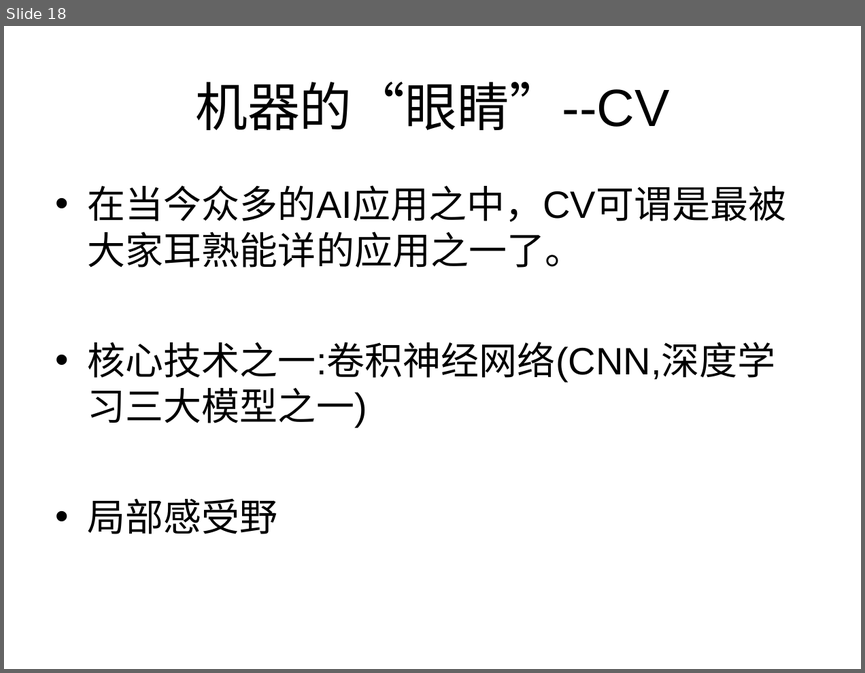
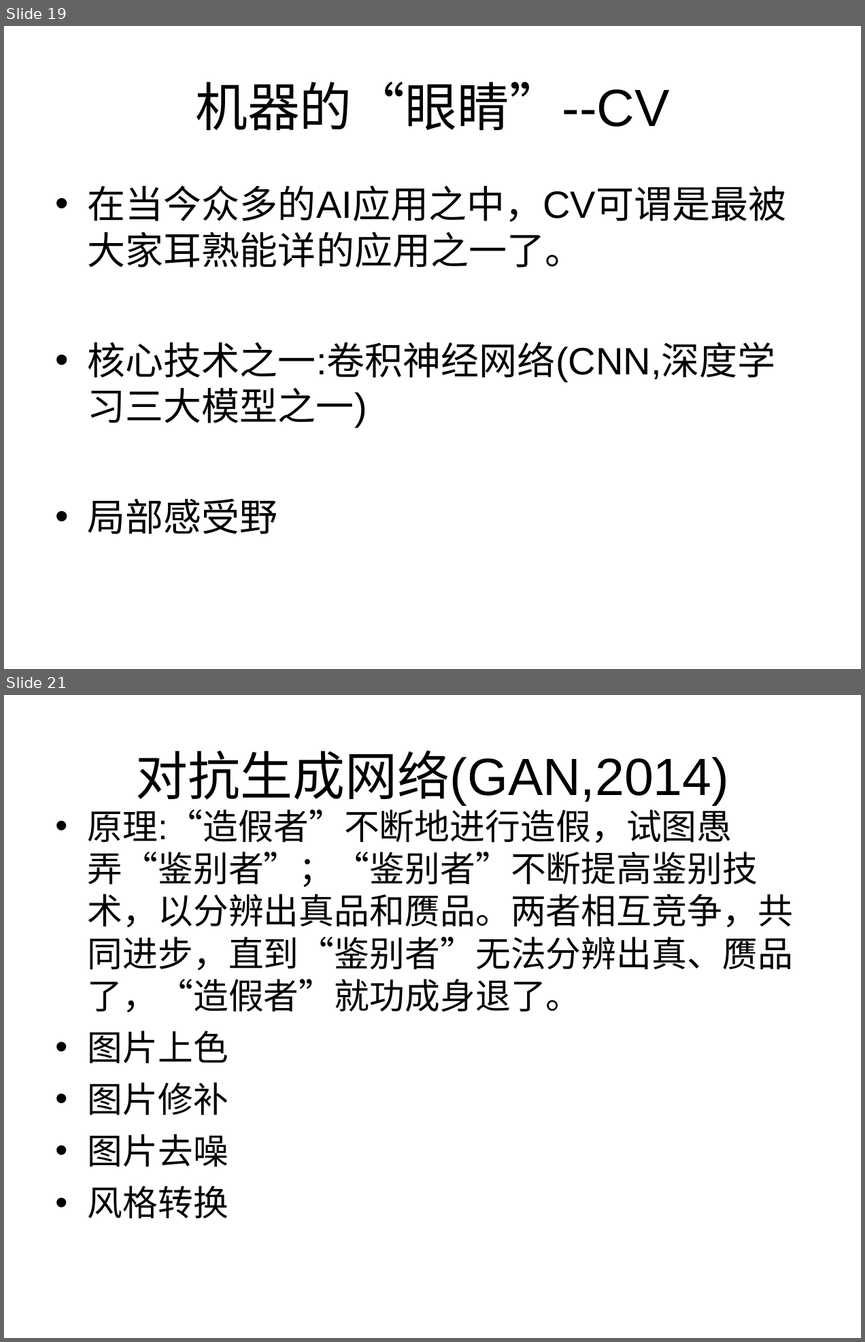
Before and after one commit to zhijie-ai/RL, a slide deck: rl-rec-practice/topk/code/AI的过去现在及未来.ppt. Shown one above the other, each under a label of ours: slide 18 before the commit, slides 19 and 21 after it; the slides between them are not shown. The pictures are 865x673 and 865x1342 pixels, drawn with LibreOffice and Linux fonts; fonts in the diff are those of the drawing. Boxes give left, top, right and bottom in pixels: in the first picture for what was removed or moved away, otherwise in the second. Text is boxed around its words. In the diff, an @@ line names an element or a change of style, - is before the commit and + after.

```diff
--- a/rl-rec-practice/topk/code/AI的过去现在及未来.ppt
+++ b/rl-rec-practice/topk/code/AI的过去现在及未来.ppt
@@ slide 21 added at (4,695,861,1338), background #FFFFFF @@
@@ title added at (135,750,729,806), 44 pt, text #000000 @@
+对抗生成网络(GAN,2014)
@@ text added at (88,804,793,1219), 29.6 pt, text #000000 @@
+• 原理:“造假者”不断地进行造假，试图愚弄“鉴别者”；“鉴别者”不断提高鉴别技术，以分辨出真品和赝品。两者相互竞争，共同进步，直到“鉴别者”无法分辨出真、赝品了，“造假者”就功成身退了。
+• 图片上色
+• 图片修补
+• 图片去噪
+• 风格转换
@@ what was slide 18 is now slide 19 @@
```
Also in this commit, not shown: 8 slides changed, 18 other slides added, 1 slide removed, 8 other files.
